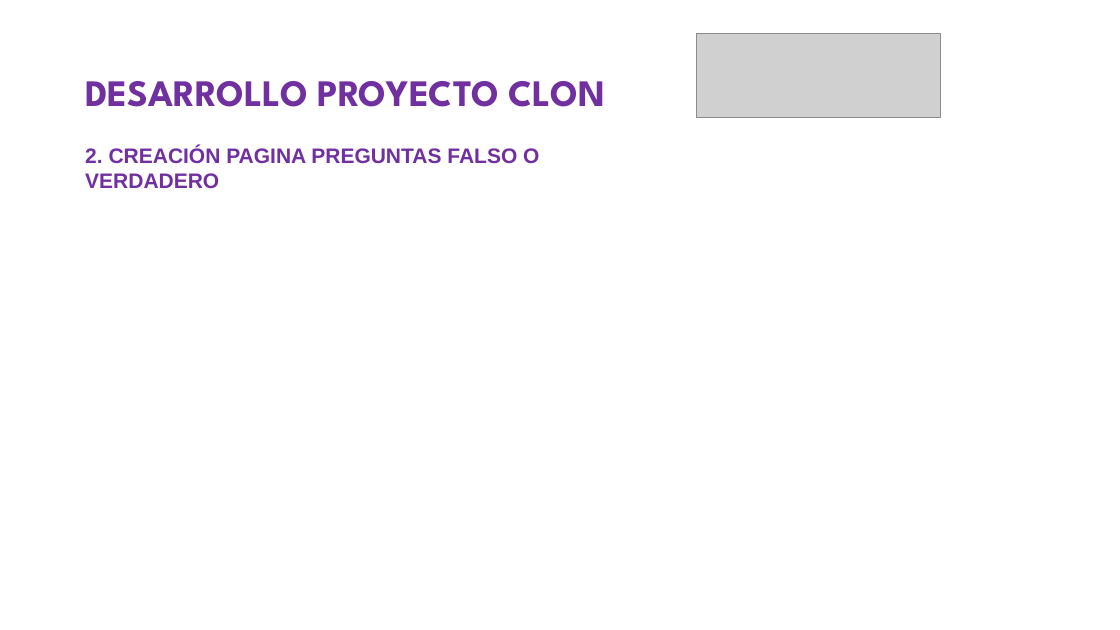
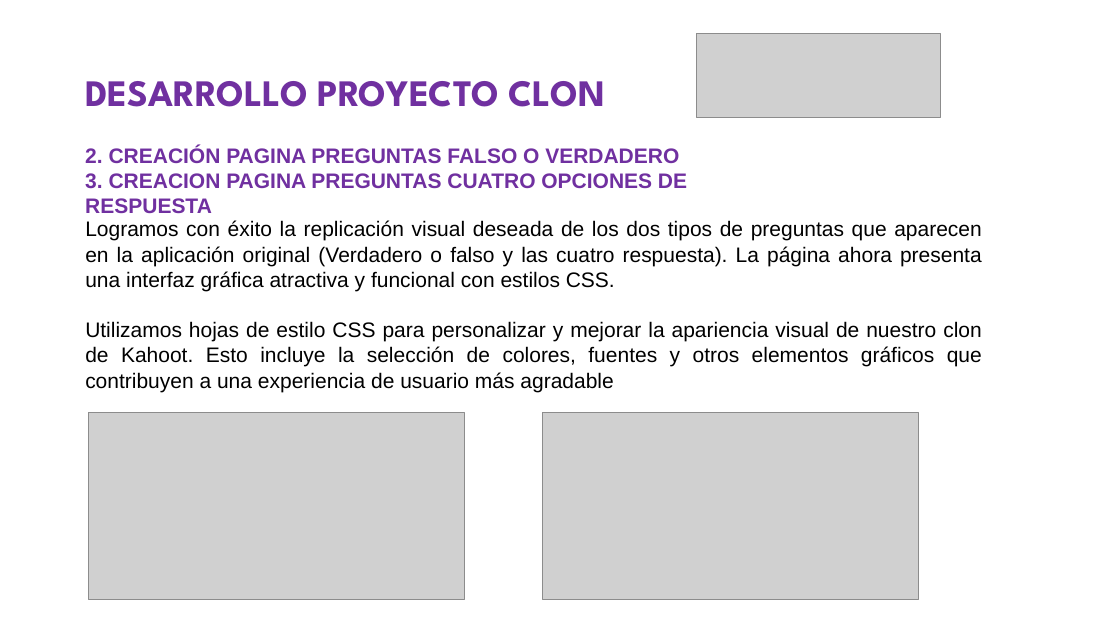
Before and after one commit to eschala/Proyecto_Clonaci-n_Kahoot_2023-2, a slide deck: slide 6 of Kahoot_Files_Beta_ADL/Presentacion CLON KAHOOT.pptx. Drawn at 1120x630 pixels with LibreOffice and Linux fonts; fonts in the diff are those of the drawing; grey boxes stand for pictures. Boxes give left, top, right and bottom in pixels: in the first picture for what was removed or moved away, otherwise in the second. Text is boxed around its words. In the diff, an @@ line names an element or a change of style, - is before the commit and + after.

```diff
--- a/Kahoot_Files_Beta_ADL/Presentacion CLON KAHOOT.pptx
+++ b/Kahoot_Files_Beta_ADL/Presentacion CLON KAHOOT.pptx
@@ text at (x1=85, y1=173, x2=687, y2=189): paragraph added @@
+3. CREACION PAGINA PREGUNTAS CUATRO OPCIONES DE RESPUESTA
@@ text added at (x1=85, y1=220, x2=982, y2=392), 18 pt, text #000000 @@
+Logramos con éxito la replicación visual deseada de los dos tipos de preguntas que aparecen en la aplicación original (Verdadero o falso y las cuatro respuesta). La página ahora presenta una interfaz gráfica atractiva y funcional con estilos CSS.
+Utilizamos hojas de estilo CSS para personalizar y mejorar la apariencia visual de nuestro clon de Kahoot. Esto incluye la selección de colores, fuentes y otros elementos gráficos que contribuyen a una experiencia de usuario más agradable
@@ picture added at (x1=88, y1=413, x2=465, y2=599) @@
@@ picture added at (x1=543, y1=413, x2=919, y2=599) @@
```
Also in this commit, not shown: 2 other slides changed, 3 slides added.
